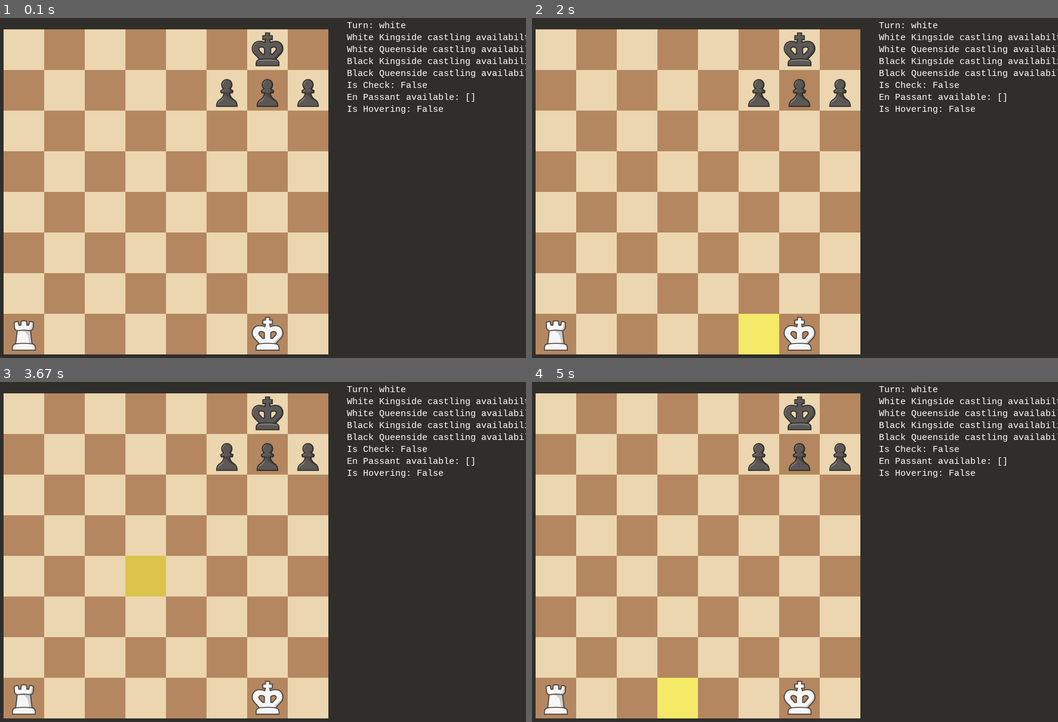
Above: before the commit, frames 1-4 (two rows, left to right).
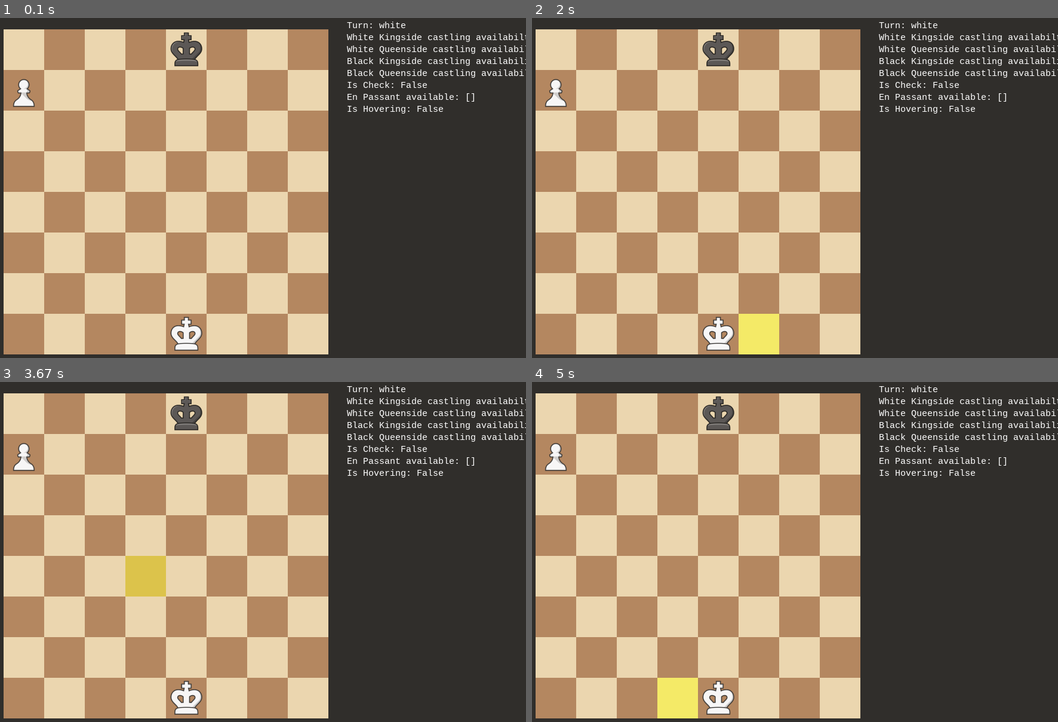
Above: after the commit, the same moments.

Repository: bencheshire18/Starter_Chess_Game
Game: pygame game, started from main.py
The game is run twice, just before and just after one commit, with the same random seed, the same clock (stepped at 60 frames per second) and the same inputs.
Inputs (mouse positions are in pixels of both pictures, inside the frame that each line leads up to):
- Up to frame 1 (0.1 s): no input
- Up to frame 2 (2 s): press the mouse at (658, 198) at 0.37 s; move the mouse to (752, 235) at 0.47 s; release the mouse at (842, 273) at 0.6 s; click (994, 327) at 1.27 s; move the mouse to (779, 324) at 1.5 s; click (779, 324) at 1.68 s
- Up to frame 3 (3.67 s): click (94, 436) at 2.22 s; move the mouse to (378, 504) at 2.57 s; click (378, 504) at 2.82 s; move the mouse to (136, 596) at 3.2 s; click (136, 596) at 3.48 s
- Up to frame 4 (5 s): move the mouse to (663, 681) at 3.9 s; click (663, 681) at 4.22 s; move the mouse to (610, 484) at 4.67 s

The runs differ from the first frame. In frame 1, 2.8% of the frame differs, in the area x 2-61%, y 4-98%; in frame 2, 2.8%; in frame 3, 2.8%; in frame 4, 2.8%.

Commit message:
Always promote pawns to queens

Diff:
--- a/game/game.py
+++ b/game/game.py
@@ -2,7 +2,7 @@
 from game.board import Board
 from game.game_status import GameStatus
 from game.pieces import King, Queen, Bishop, Pawn, Rook, Knight
-from game.pieces.piece_rules import check_for_checkmate
+from game.pieces.piece_rules import promotion
 from ui.window import Window
 from ui.get_board_square_from_mouse_coords import get_board_square_from_mouse_coords
 from ui import display_info, draw_board, draw_pieces, draw_highlighted_squares, draw_legal_moves, update_display
@@ -16,18 +16,26 @@
 board.create_grid()
 # board.setup_board()
 
-case = 2
+case = 3
 
 match case:
     case 1:
+        # Standard chess setup
         board.setup_board()
     case 2:
+        # Checkmate test case
         board.place_piece(King("white"), 7, 6)   # g1
         board.place_piece(Rook("white"), 7, 0)   # a1
         board.place_piece(King("black"), 0, 6)   # g8
         board.place_piece(Pawn("black"), 1, 5)   # f7
         board.place_piece(Pawn("black"), 1, 6)   # g7
         board.place_piece(Pawn("black"), 1, 7)   # h7
+    case 3:
+        # Pawn promotion test case
+        board.place_piece(King("white"), 7, 4)   # e1
+        board.place_piece(Pawn("white"), 1, 0)   # a7
+        # place black pawn down
+        board.place_piece(King("black"), 0, 4)   # e8
 # Initialisation
 
 pygame.init()
@@ -42,6 +50,9 @@
     # Handle events
 
     status.in_check = board.is_check(status)
+
+    promotion.promote_pawn(board)
+
     ev = pygame.event.wait()
 
     if ev.type == pygame.QUIT:
--- /dev/null
+++ b/game/pieces/piece_rules/promotion.py
@@ -0,0 +1,13 @@
+from game.pieces import King, Rook, Knight, Queen
+
+def promote_pawn(board):
+    # Checking first rank
+    for col in range(8):
+        if board.grid[0][col] is not None and board.grid[0][col].symbol == "P":
+            print(f"Promoting white pawn at (0, {col})")
+            board.place_piece(Queen("white"), 0, col)
+
+    for col in range(8):
+        if board.grid[7][col] is not None and board.grid[7][col].symbol == "p":
+            print(f"Promoting black pawn at (7, {col})")
+            board.place_piece(Queen("black"), 7, col)
